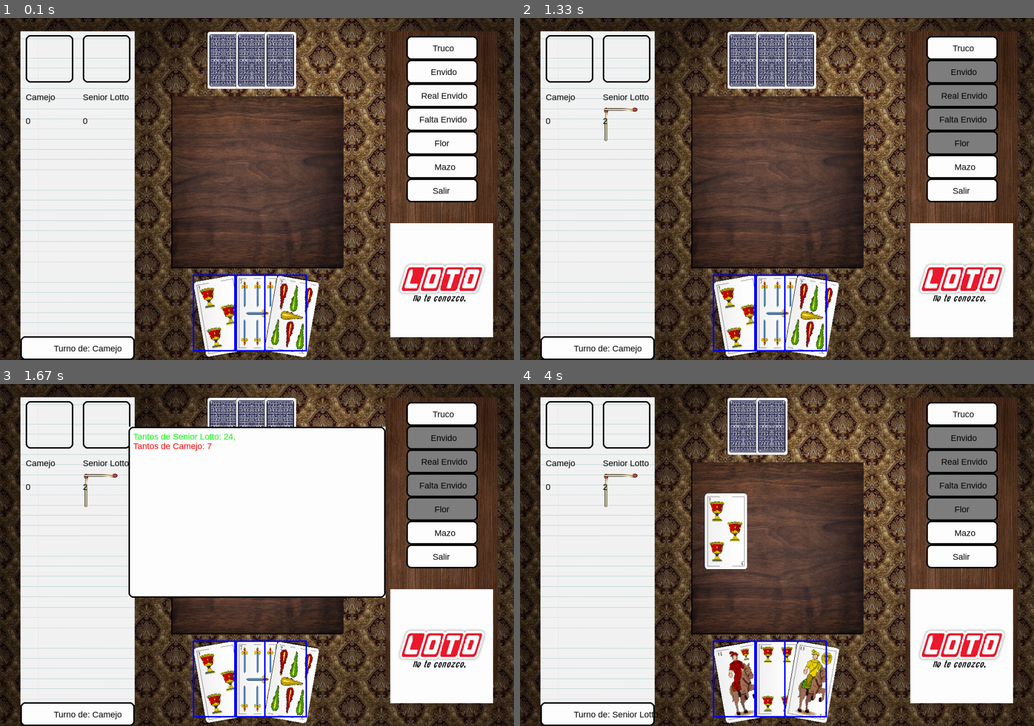
Above: before the commit, frames 1-4 (two rows, left to right).
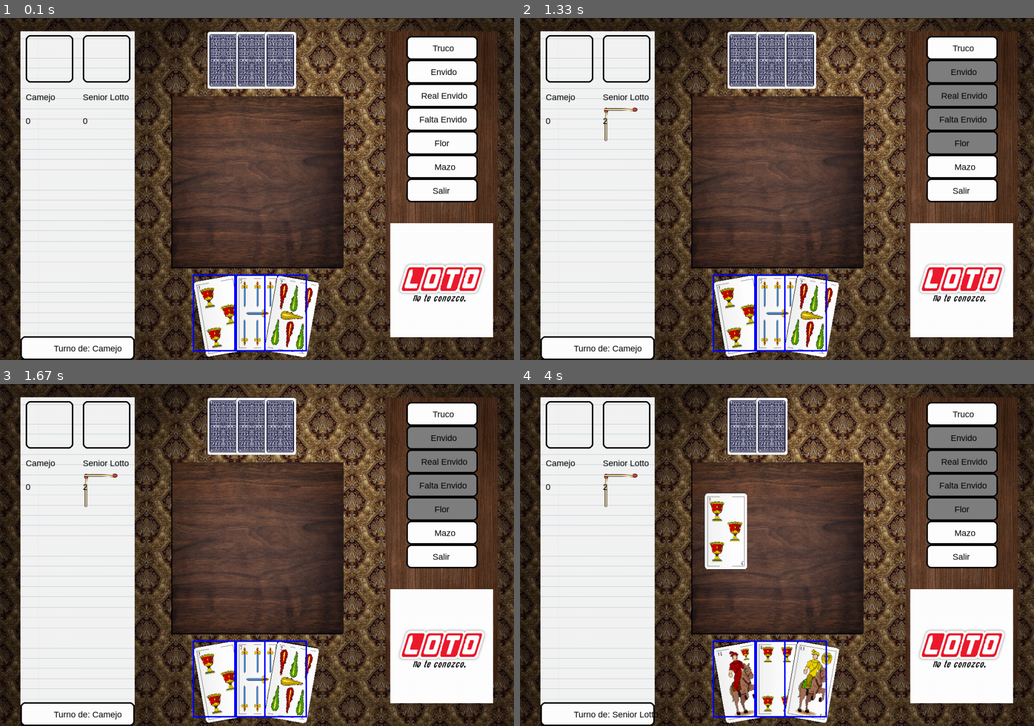
Above: after the commit, the same moments.

Repository: rovifran/aninfo2C23
Game: pygame game, started from src/truco.py
Same seed, same stepped clock (60 frames per second), same inputs: the game is played once before the commit and once after it.
Inputs (mouse positions are in pixels of both pictures, inside the frame that each line leads up to):
- Up to frame 1 (0.1 s): no input
- Up to frame 2 (1.33 s): click "Envido" at 0.38 s; press the mouse at (633, 48) at 0.7 s; move the mouse to (802, 106) at 0.8 s; release the mouse at (967, 168) at 0.93 s
- Up to frame 3 (1.67 s): click "Mazo" at 1.62 s
- Up to frame 4 (4 s): press the mouse at (735, 678) at 3.63 s; move the mouse to (725, 640) at 3.73 s; release the mouse at (720, 602) at 3.87 s; press the mouse at (962, 647) at 3.97 s

Frames 1-2 are identical in both runs. In frame 3, 24% of the frame differs, in the area x 25-75%, y 12-63%; in frame 4, nothing differs.

Commit message:
bug arreglado

Diff:
--- a/src/truco.py
+++ b/src/truco.py
@@ -32,7 +32,6 @@
     partida = Partida(p1, p2, 30, False, mesa)
     partida.iniciar_mano()
     return partida, mesa, p1, p2
-
 
 def mostrar_cartas(jugador, es_oponente):
     if es_oponente:
@@ -107,7 +106,6 @@
     else:
         PARTIDASURF.blit(fosforos[puntos % 5 - 1], (SCREEN_WIDTH/20 + offset_jugador, SCREEN_HEIGHT/20 + PICTURE_SIZE  + 50))
 
-
 def puntos_display(jugador_1, jugador_2):
     # Imagen
     PARTIDASURF.blit(hoja_puntos, (SCREEN_WIDTH/25, SCREEN_HEIGHT/25))
@@ -170,6 +168,32 @@
 
     text_coords = (turno_actual_cartel.x + turno_actual_cartel.width/2 - 50, turno_actual_cartel.y + turno_actual_cartel.height/2 - 10)
     PARTIDASURF.blit(button_font.render(f'Turno de: {jugador_actual}', True, BLACK), text_coords)
+
+def mostrar_opciones_envido(partida, envido_envido_cantado, real_envio_cantado, falta_envido_cantado):
+     if partida.envido_actual != None:
+        # Botones de envido
+        # draw a rect behin the buttons
+        pygame.draw.rect(PARTIDASURF, BLUE, (SCREEN_WIDTH/2 - BUTTON_WIDTH/2 - 2*BUTTON_WIDTH -10,SCREEN_HEIGHT/25 + 10-10, BUTTON_WIDTH*5+20, BUTTON_HEIGHT+20), border_radius=10)
+        pygame.draw.rect(PARTIDASURF, BLACK, (SCREEN_WIDTH/2 - BUTTON_WIDTH/2 - 2*BUTTON_WIDTH -10,SCREEN_HEIGHT/25 + 10-10, BUTTON_WIDTH*5+20, BUTTON_HEIGHT+20), 3, 10)
+        render_boton(PARTIDASURF, envido_quiero_button_pos, 'Quiero')
+        render_boton(PARTIDASURF, envido_no_quiero_button_pos, 'No Quiero')
+
+
+        render_boton(PARTIDASURF, envido_envido_button_pos, 'Envido')
+        render_boton(PARTIDASURF, envido_real_envido_button_pos, 'Real Envido')
+        render_boton(PARTIDASURF, envido_falta_envido_button_pos, 'Falta Envido')
+
+        if envido_envido_cantado:
+            render_boton(PARTIDASURF, envido_envido_button_pos, 'Envido', color_boton=GRAY)
+
+        if real_envio_cantado:
+            render_boton(PARTIDASURF, envido_envido_button_pos, 'Envido', color_boton=GRAY)
+            render_boton(PARTIDASURF, envido_real_envido_button_pos, 'Real Envido', color_boton=GRAY)
+
+        if falta_envido_cantado:
+            render_boton(PARTIDASURF, envido_envido_button_pos, 'Envido', color_boton=GRAY)
+            render_boton(PARTIDASURF, envido_real_envido_button_pos, 'Real Envido', color_boton=GRAY)
+            render_boton(PARTIDASURF, envido_falta_envido_button_pos, 'Falta Envido', color_boton=GRAY)
 
 def main():
 
@@ -198,7 +222,6 @@
             break
 
 
-
         if gano_ronda:
             gano_ronda = False
             print('Alguien gano la ronda xd') #CArtelito: X jugador gano!
@@ -207,6 +230,11 @@
             mesa = Mesa()
             partida.mesa = mesa
             partida.sumar_puntos_a_ganador()
+            se_puede_cantar_tantos = True
+            envido_cantado = False
+            envido_envido_cantado = False
+            real_envio_cantado = False
+            falta_envido_cantado = False
             partida.iniciar_mano()
 
         for event in pygame.event.get():
@@ -228,31 +256,7 @@
 
             mostrar_cartel_turno(jugador_actual)
 
-            if partida.envido_actual != None:
-                # Botones de envido
-                # draw a rect behin the buttons
-                pygame.draw.rect(PARTIDASURF, BLUE, (SCREEN_WIDTH/2 - BUTTON_WIDTH/2 - 2*BUTTON_WIDTH -10,SCREEN_HEIGHT/25 + 10-10, BUTTON_WIDTH*5+20, BUTTON_HEIGHT+20), border_radius=10)
-                pygame.draw.rect(PARTIDASURF, BLACK, (SCREEN_WIDTH/2 - BUTTON_WIDTH/2 - 2*BUTTON_WIDTH -10,SCREEN_HEIGHT/25 + 10-10, BUTTON_WIDTH*5+20, BUTTON_HEIGHT+20), 3, 10)
-                render_boton(PARTIDASURF, envido_quiero_button_pos, 'Quiero')
-                render_boton(PARTIDASURF, envido_no_quiero_button_pos, 'No Quiero')
-
-
-                render_boton(PARTIDASURF, envido_envido_button_pos, 'Envido')
-                render_boton(PARTIDASURF, envido_real_envido_button_pos, 'Real Envido')
-                render_boton(PARTIDASURF, envido_falta_envido_button_pos, 'Falta Envido')
-
-                if envido_envido_cantado:
-                    render_boton(PARTIDASURF, envido_envido_button_pos, 'Envido', color_boton=GRAY)
-
-                if real_envio_cantado:
-                    render_boton(PARTIDASURF, envido_envido_button_pos, 'Envido', color_boton=GRAY)
-                    render_boton(PARTIDASURF, envido_real_envido_button_pos, 'Real Envido', color_boton=GRAY)
-
-                if falta_envido_cantado:
-                    render_boton(PARTIDASURF, envido_envido_button_pos, 'Envido', color_boton=GRAY)
-                    render_boton(PARTIDASURF, envido_real_envido_button_pos, 'Real Envido', color_boton=GRAY)
-                    render_boton(PARTIDASURF, envido_falta_envido_button_pos, 'Falta Envido', color_boton=GRAY)
-
+            mostrar_opciones_envido(partida, envido_envido_cantado, real_envio_cantado, falta_envido_cantado)
 
             # drag cartas
             if event.type == pygame.MOUSEBUTTONDOWN:
@@ -265,7 +269,6 @@
                 if truco_button_pos.collidepoint(event.pos):
                     print("Canto truco")
 
-
                 elif envido_button_pos.collidepoint(event.pos) and se_puede_cantar_tantos and not falta_envido_cantado and not real_envio_cantado and not envido_envido_cantado:
                     print("Canto envido")
                     envido_cantado = True
@@ -285,7 +288,6 @@
                     print("Canto flor")
 
                 elif mazo_button_pos.collidepoint(event.pos):
-                    display_cartel_envido(PARTIDASURF, res)
                     print("Mazo")
                 elif salir_button_pos.collidepoint(event.pos):
                     print("Salir")
